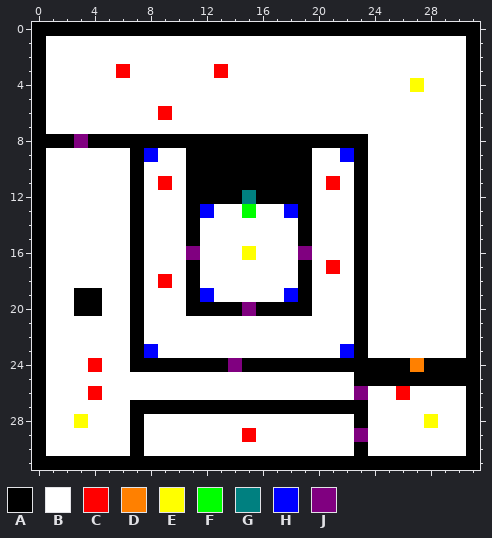
Two states of a pixel-art sprite, assets/maps/map6.png. Above, as it was before the edit.
The file is 32x32 pixels.
Palette (. is transparent): A #000000  B #ffffff  C #ff0000  D #ff8000  E #ffff00  F #00ff00  G #008080  H #0000ff  J #800080
Pixels before, first column x 0:
 0 AAAAAAAAAAAAAAAAAAAAAAAAAAAAAAAA
 1 ABBBBBBBBBBBBBBBBBBBBBBBBBBBBBBA
 2 ABBBBBBBBBBBBBBBBBBBBBBBBBBBBBBA
 3 ABBBBBCBBBBBBCBBBBBBBBBBBBBBBBBA
 4 ABBBBBBBBBBBBBBBBBBBBBBBBBBEBBBA
 5 ABBBBBBBBBBBBBBBBBBBBBBBBBBBBBBA
 6 ABBBBBBBBCBBBBBBBBBBBBBBBBBBBBBA
 7 ABBBBBBBBBBBBBBBBBBBBBBBBBBBBBBA
 8 AAAJAAAAAAAAAAAAAAAAAAAABBBBBBBA
 9 ABBBBBBAHBBAAAAAAAAABBHABBBBBBBA
10 ABBBBBBABBBAAAAAAAAABBBABBBBBBBA
11 ABBBBBBABCBAAAAAAAAABCBABBBBBBBA
12 ABBBBBBABBBAAAAGAAAABBBABBBBBBBA
13 ABBBBBBABBBAHBBFBBHABBBABBBBBBBA
14 ABBBBBBABBBABBBBBBBABBBABBBBBBBA
15 ABBBBBBABBBABBBBBBBABBBABBBBBBBA
16 ABBBBBBABBBJBBBEBBBJBBBABBBBBBBA
17 ABBBBBBABBBABBBBBBBABCBABBBBBBBA
18 ABBBBBBABCBABBBBBBBABBBABBBBBBBA
19 ABBAABBABBBAHBBBBBHABBBABBBBBBBA
20 ABBAABBABBBAAAAJAAAABBBABBBBBBBA
21 ABBBBBBABBBBBBBBBBBBBBBABBBBBBBA
22 ABBBBBBABBBBBBBBBBBBBBBABBBBBBBA
23 ABBBBBBAHBBBBBBBBBBBBBHABBBBBBBA
24 ABBBCBBAAAAAAAJAAAAAAAAAAAADAAAA
25 ABBBBBBBBBBBBBBBBBBBBBBAAAAAAAAA
26 ABBBCBBBBBBBBBBBBBBBBBBJBBCBBBBA
27 ABBBBBBAAAAAAAAAAAAAAAAABBBBBBBA
28 ABBEBBBABBBBBBBBBBBBBBBABBBBEBBA
29 ABBBBBBABBBBBBBCBBBBBBBJBBBBBBBA
30 ABBBBBBABBBBBBBBBBBBBBBABBBBBBBA
31 AAAAAAAAAAAAAAAAAAAAAAAAAAAAAAAA
The result:
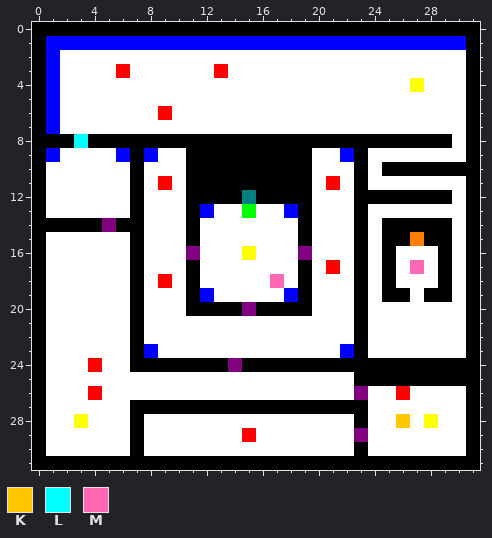
Colours new in this view: K #ffc800  L #00ffff  M #ff69b4
Edits made:
{"y":1,"x":1,"old":"BBBBBBBBBBBBBBBBBBBBBBBBBBBBBB","new":"HHHHHHHHHHHHHHHHHHHHHHHHHHHHHH"}
{"y":2,"x":1,"old":"B","new":"H"}
{"y":3,"x":1,"old":"B","new":"H"}
{"y":4,"x":1,"old":"B","new":"H"}
{"y":5,"x":1,"old":"B","new":"H"}
{"y":6,"x":1,"old":"B","new":"H"}
{"y":7,"x":1,"old":"B","new":"H"}
{"y":8,"x":3,"old":"J","new":"L"}
{"y":8,"x":24,"old":"BBBBBB","new":"AAAAAA"}
{"y":9,"x":1,"old":"B","new":"H"}
{"y":9,"x":6,"old":"B","new":"H"}
{"y":10,"x":25,"old":"BBBBBB","new":"AAAAAA"}
{"y":12,"x":24,"old":"BBBBBB","new":"AAAAAA"}
{"y":14,"x":1,"old":"BBBBBB","new":"AAAAJA"}
{"y":14,"x":25,"old":"BBBBB","new":"AAAAA"}
{"y":15,"x":25,"old":"BBBBB","new":"AADAA"}
{"y":16,"x":25,"old":"B","new":"A"}
{"y":16,"x":29,"old":"B","new":"A"}
{"y":17,"x":25,"old":"B","new":"A"}
{"y":17,"x":27,"old":"B","new":"M"}
{"y":17,"x":29,"old":"B","new":"A"}
{"y":18,"x":17,"old":"B","new":"M"}
{"y":18,"x":25,"old":"B","new":"A"}
{"y":18,"x":29,"old":"B","new":"A"}
{"y":19,"x":3,"old":"AA","new":"BB"}
{"y":19,"x":25,"old":"BB","new":"AA"}
{"y":19,"x":28,"old":"BB","new":"AA"}
{"y":20,"x":3,"old":"AA","new":"BB"}
{"y":24,"x":27,"old":"D","new":"A"}
{"y":28,"x":26,"old":"B","new":"K"}
{"label":"changed","picture_box":[46,36,466,316]}
{"label":"changed","picture_box":[396,358,424,428]}
